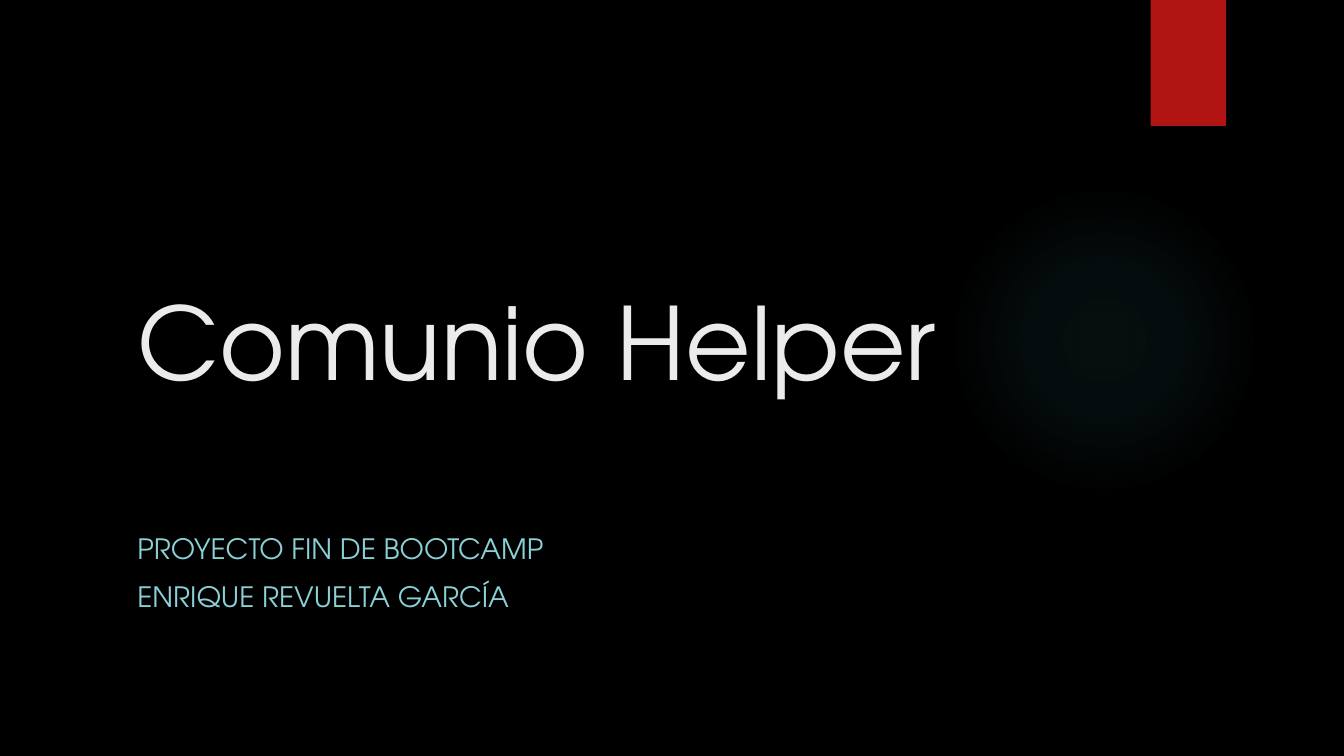
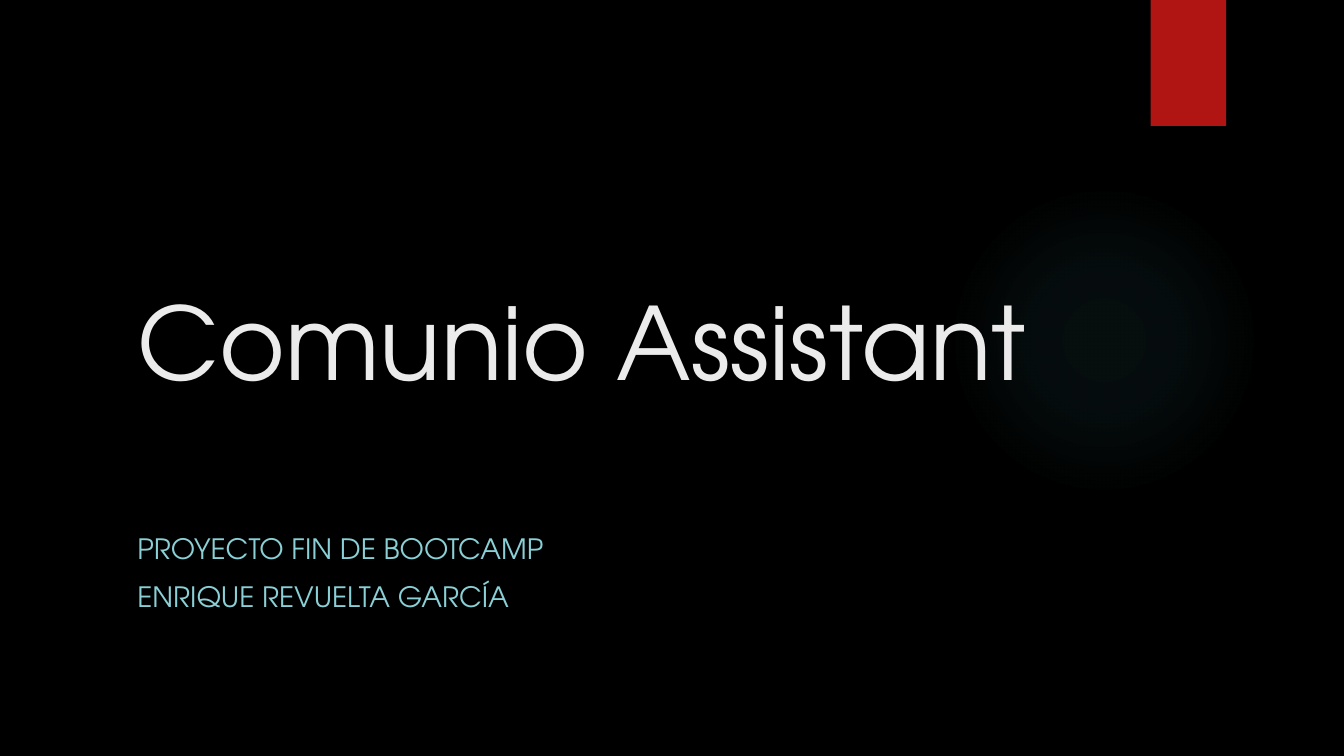
Before and after one commit to Gobuub/Proyecto-Final-Bootcamp, a slide deck: slide 1 of ML_Project.pptx. Drawn at 1344x756 pixels with LibreOffice and Linux fonts; fonts in the diff are those of the drawing; background and template pictures are left out. Boxes give left, top, right and bottom in pixels: in the first picture for what was removed or moved away, otherwise in the second. Text is boxed around its words. In the diff, an @@ line names an element or a change of style, - is before the commit and + after.

Commit message:
Añadida Comunio Django App

```diff
--- a/ML_Project.pptx
+++ b/ML_Project.pptx
@@ title at bbox=[137, 304, 1026, 382]: text changed @@
-Comunio Helper
+Comunio Assistant
```
Also in this commit, not shown: 2 other slides changed, 58 other files.
